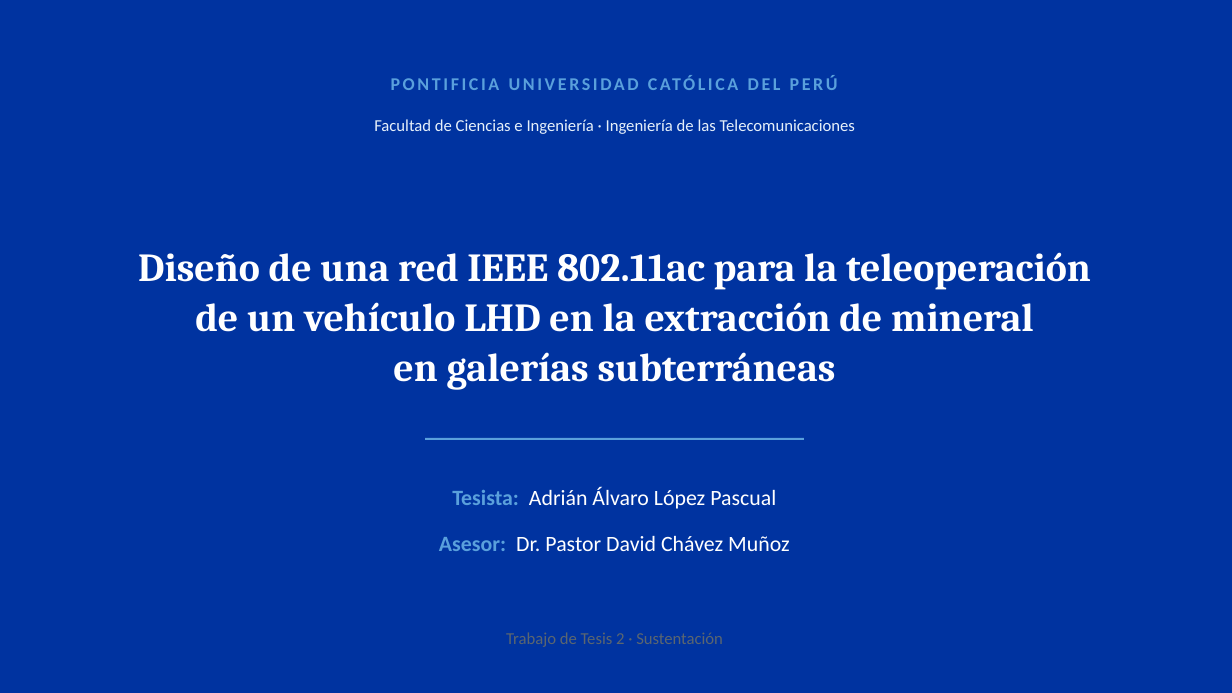
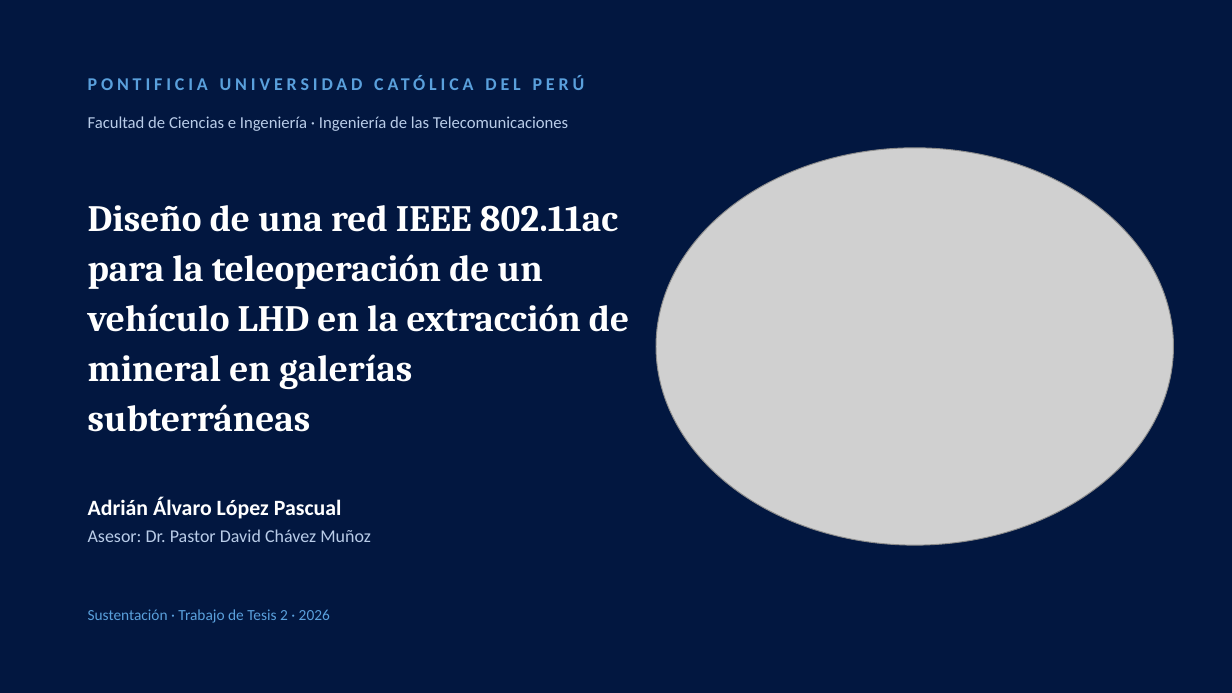
Before and after one commit to AdrianLopez012/tesis-lhd-802.11ac, a slide deck: slide 1 of fase4/presentacion/sustentacion_tesis.pptx. Drawn at 1232x693 pixels with LibreOffice and Linux fonts; fonts in the diff are those of the drawing; grey boxes stand for pictures. Boxes give left, top, right and bottom in pixels: in the first picture for what was removed or moved away, otherwise in the second. Text is boxed around its words. In the diff, an @@ line names an element or a change of style, - is before the commit and + after.

```diff
--- a/fase4/presentacion/sustentacion_tesis.pptx
+++ b/fase4/presentacion/sustentacion_tesis.pptx
@@ background #0033A0 to #021740 @@
@@ text "PONTIFICIA UNIVERSIDAD CATÓLICA DEL PERÚ": place and size @@
-text "PONTIFICIA UNIVERSIDAD CATÓLICA DEL PERÚ" at bbox=[55, 65, 1174, 102]
+text "PONTIFICIA UNIVERSIDAD CATÓLICA DEL PERÚ" at bbox=[79, 65, 818, 102]
@@ text "PONTIFICIA UNIVERSIDAD CATÓLICA DEL PERÚ" at bbox=[79, 65, 818, 102]: letter spacing 2 to 3 pt; alignment centre to left @@
@@ text "Facultad de Ciencias e Ingeniería ...": place and size @@
-text "Facultad de Ciencias e Ingeniería ..." at bbox=[374, 119, 855, 134]
+text "Facultad de Ciencias e Ingeniería ..." at bbox=[88, 116, 568, 131]
@@ text "Facultad de Ciencias e Ingeniería ..." at bbox=[88, 116, 568, 131]: text colour #E6F0FA to #B9CCE8; alignment centre to left @@
@@ picture added at bbox=[656, 148, 1174, 545] @@
@@ text at bbox=[88, 205, 629, 432]: text changed; size 31 to 29 pt @@
-Diseño de una red IEEE 802.11ac para la teleoperación
-de un vehículo LHD en la extracción de mineral
-en galerías subterráneas
+Diseño de una red IEEE 802.11ac para la teleoperación de un vehículo LHD en la extracción de mineral en galerías subterráneas
@@ line removed from (425, 439) to (804, 439) @@
@@ text at bbox=[88, 496, 371, 542]: text changed; size 17 to 14 pt; text colour #FFFFFF to #B9CCE8 @@
-Tesista: Adrián Álvaro López Pascual
+Adrián Álvaro López Pascual
+Asesor: Dr. Pastor David Chávez Muñoz
@@ text removed at bbox=[439, 536, 789, 551] @@
-Asesor: Dr. Pastor David Chávez Muñoz
@@ text at bbox=[88, 609, 330, 623]: text changed; size 13 to 12 pt; text colour #5B6670 to #5AA0DC @@
-Trabajo de Tesis 2 · Sustentación
+Sustentación · Trabajo de Tesis 2 · 2026
```
Also in this commit, not shown: 5 other slides changed, 7 slides added, 6 slides removed, 15 other files.
